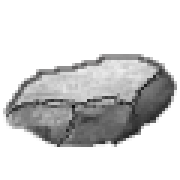
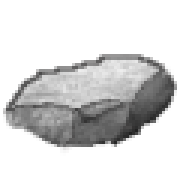
Layers edited between the first and the second 180x180 image:
painted on "line" over [3, 66, 171, 153]
painted on "Pasted Layer" over [33, 123, 60, 147]
